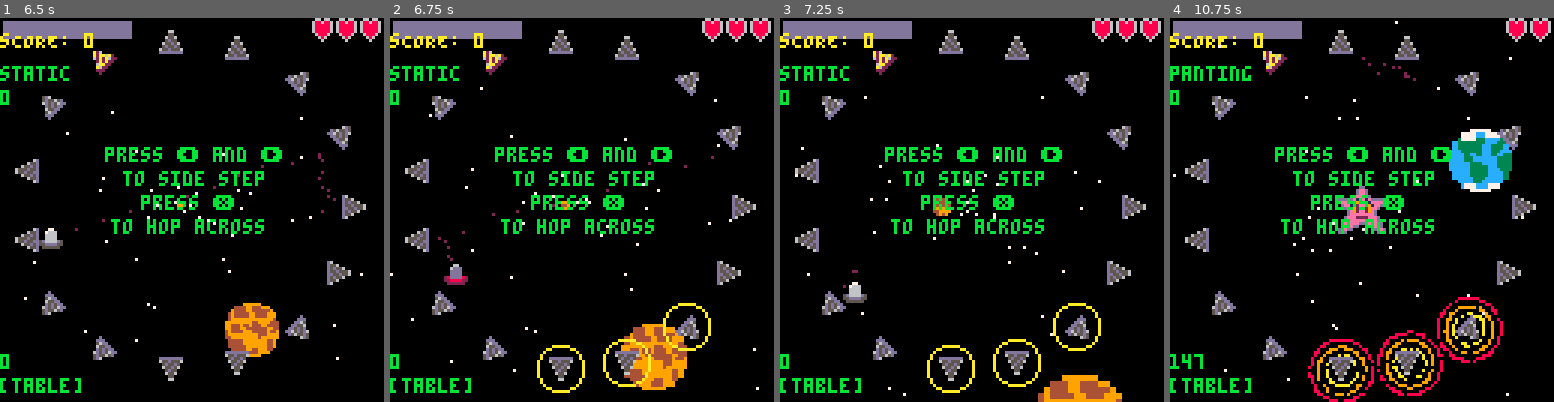
Above: before the commit, frames 1-4 (left to right).
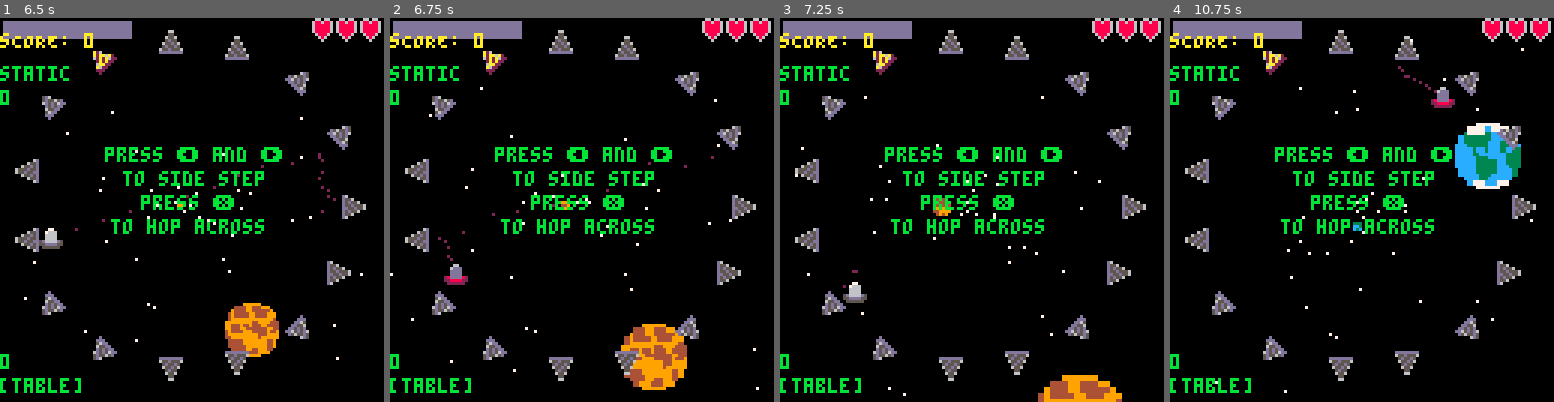
Above: after the commit, the same moments.

Repository: admiralento/pico8wolfertbrothers
Game: PICO-8 cartridge stuckinloop.p8
Two runs of this game, one before a commit and one after it. Both use one fixed random seed, a clock stepped at 60 frames per second and the inputs below.
Inputs:
- Up to frame 1 (6.5 s): tap X (X key) at 0.33, 1.07, 1.85, 2.97, 4.08, 5.2, 6.32 s; tap O (Z key) at 0.7, 1.7, 2.1, 2.5, 2.9, 3.3, 3.7, 4.1, 4.5, 4.9, 5.3, 5.7, 6.1 s; hold Right 1.6-2.1 s; hold Up 2.15-2.42 s; hold Right 2.47-3.03 s; hold Left 3.08-3.58 s; hold Down 3.63-3.97 s; hold Right 4.02-4.68 s; hold Up 4.73-5.03 s; hold Left 5.08-5.68 s; hold Down 5.73-6.03 s; hold Right from 6.08 s (still down)
- Up to frame 2 (6.75 s): tap O (Z key) at 6.5 s; release Right at 6.58 s; hold Right from 6.63 s (still down)
- Up to frame 3 (7.25 s): tap O (Z key) at 6.9 s; release Right at 7.13 s; hold Up from 7.18 s (still down)
- Up to frame 4 (10.75 s): tap O (Z key) every 0.4 s from 7.3 to 10.5 s; tap X (X key) at 7.43, 8.55, 9.67 s; release Up at 7.45 s; hold Right 7.5-8.07 s; hold Left 8.12-8.62 s; hold Down 8.67-9 s; hold Right 9.05-9.72 s; hold Up 9.77-10.07 s; hold Left 10.12-10.72 s

Frame 1 is identical in both runs. In frame 2, 0.8% of the frame differs, in the area x 38-84%, y 74-98%; in frame 3, 0.8%; in frame 4, 6.1%, in the area x 0-95%, y 0-100%.

Commit message:
small changes

Diff:
--- a/stuckinloop.p8
+++ b/stuckinloop.p8
@@ -218,9 +218,6 @@
 		check_dynamic_collisions()
 		add_desert_if_missing()
   clean_up_dynamics()
-
-
-		if (totalframes % 400 == 0) then spawn_bombs() end
 		update_bombs()
 
   if (player.life <= 0) then
@@ -298,17 +295,17 @@
    --starting second phase
    -- 3 hits to move on
    spawn_boss()
-   progress_event = 3
+   progress_event = 1
   elseif (gamelevel == 3) then
    --starting thrid phase
    -- 3 hits to move on
    -- loop starts moving
    spin_start = totalframes
-   progress_event = 3
+   progress_event = 1
   elseif (gamelevel == 4) then
    --starting fourth phase
    -- 3 hits to move on
-   progress_event = 3
+   progress_event = 1
   elseif (gamelevel == 5) then
    set_boss_action("dying",3,80)
   end
@@ -483,6 +480,7 @@
   animate_to_platform()
  elseif (player.state == "static") then
   warp_to_platform()
+		player.s = 33
  end
  if (player.invincibleTimer > 0) then
   if (player.invincibleTimer % 8 <= 3) then
@@ -894,7 +892,7 @@
 end
 
 function gen_destroy_laser(x,y,angle,c)
- for i=1,16 do
+ for i=1,8 do
 		d = rnd(128)
   p = make_particle(x+d*cos(angle),y+d*sin(angle),c)
   apply_angle_mag_dynamic(p,rnd(1),0.4)
@@ -993,7 +991,7 @@
   if (boss.frames % boss.maxFrameCnt < (boss.maxFrameCnt/2)) then
    boss.s = 14
   else
-   boss.s = 48
+   boss.s = 10
   end
  else
   if (move_to_next_cycle()) then
@@ -1200,7 +1198,7 @@
   if (boss.frames % boss.maxFrameCnt < boss.maxFrameCnt/2) then
    boss.s = 42
   else
-   boss.s = 48
+   boss.s = 10
   end
  else
   if (move_to_next_cycle()) then
@@ -1296,6 +1294,8 @@
 	if (boss.checkerFireQuantity == nil) then error("boss checkerFireQuantity not definded") end
 
  if (move_to_next_frame()) then
+		boss.x += 0.1*cos(boss.frames/boss.maxFrameCnt)
+  boss.y += 0.1*sin(boss.frames/boss.maxFrameCnt)
   if (true) then
 			if (boss.frames == boss.maxFrameCnt - 1) then
 				sfx(0)
@@ -1371,7 +1371,7 @@
  --randomly selects the next attack or attack pattern
 
  local c = get_actor_center(boss)
- if (distance_to_center(c.x, c.y) > 50) then
+ if (distance_to_center(c.x, c.y) > 60) then
   set_boss_action("go home",40,1)
   return
  end
@@ -1389,16 +1389,19 @@
 end
 
 function getStageOnePhases()
-	local r = ceil(rnd(60))
+	local r = ceil(rnd(80))
 	if (r < 20) then
-		--add_boss_queue("destroy platforms",80,1)
 		wave1Laser()
 	elseif (r < 40) then
 		add_boss_queue("go home",80,1)
-		queue_boss_static_firing_plattern(false,100,4,true,5)
+		queue_boss_static_firing_plattern(false,140,4,true,5)
 	elseif (r < 60) then
 		add_boss_queue("dash to platform",80,1)
 		queue_boss_dash_nxt_platform(false,8,#platforms,randDirection())
+	elseif (r < 80) then
+		spawn_bombs()
+		add_boss_queue("mad",3,15)
+		add_boss_queue("floating",120,1)
 	end
 
 	if (points > 15) then
@@ -1414,7 +1417,7 @@
 end
 
 function getStageTwoPhases()
-	local r = ceil(rnd(80))
+	local r = ceil(rnd(120))
 	if (r < 20) then
 		wave2Laser()
 	elseif (r < 40) then
@@ -1422,15 +1425,25 @@
 		queue_boss_charging(false,20,10,30)
 		add_boss_queue("mad",3,15)
 	elseif (r < 60) then
+		add_boss_queue("go home",80,1)
+		queue_boss_static_firing_plattern(false,140,4,true,6)
+	elseif (r < 80) then
 		local l = randDirection()
 		add_boss_queue("dash to platform",60,1)
 		queue_boss_dash_nxt_platform(false,6,#platforms,l)
 		queue_boss_dash_nxt_platform(false,6,#platforms,-l)
-	elseif (r < 80) then
+	elseif (r < 100) then
+		add_boss_queue("dash to platform",60,1)
 		add_boss_queue("ring run",120,1)
 		add_boss_queue("dash to platform",60,1)
 		add_boss_queue("ring run",120,1)
-	end
+	elseif (r < 120) then
+		spawn_bombs()
+		spawn_bombs()
+		add_boss_queue("mad",3,15)
+		add_boss_queue("floating",120,1)
+	end
+
 	if (points > 15) then
 		add_boss_queue("panting",160,2)
 	elseif (points > 6) then
@@ -1443,28 +1456,39 @@
 end
 
 function getStageThreePhases()
-	local r = ceil(rnd(80))
+	local r = ceil(rnd(120))
 	if (r < 20) then
 		wave3Laser()
 	elseif (r < 40) then
-		add_boss_queue("mad",3,20,1)
-		add_boss_queue("charging",20,15,2)
-		add_boss_queue("mad",3,20,3)
+		add_boss_queue("mad",3,20)
+		queue_boss_charging(false,20,10,40)
+		add_boss_queue("mad",3,20)
 	elseif (r < 60) then
-		add_boss_queue("dash to platform",40,1,1)
-		add_boss_queue("dash to next platform",4,#platforms,2)
+		add_boss_queue("dash to platform",40,1)
+		add_boss_queue("dash to next platform",4,#platforms)
 	elseif (r < 80) then
-		add_boss_queue("ring run",80,1,1)
-		add_boss_queue("dash to platform",40,1,2)
-		add_boss_queue("ring run",80,1,3)
-	end
+		add_boss_queue("dash to platform",60,1)
+		add_boss_queue("ring run",100,1)
+		add_boss_queue("dash to platform",60,1)
+		add_boss_queue("ring run",100,1)
+	elseif (r < 100) then
+		add_boss_queue("go home",80,1)
+		queue_boss_static_firing_plattern(false,150,8,true,7)
+	elseif (r < 120) then
+		spawn_bombs()
+		spawn_bombs()
+		spawn_bombs()
+		add_boss_queue("mad",3,15)
+		add_boss_queue("floating",120,1)
+	end
+
 	if (points > 15) then
-		add_boss_queue("panting",160,2,0)
+		add_boss_queue("panting",160,2)
 	elseif (points > 6) then
 		if (ceil(rnd(10)) == 1) then
-			add_boss_queue("panting",160,2,0)
+			add_boss_queue("panting",160,2)
 		else
-			add_boss_queue("floating",120,2,0)
+			add_boss_queue("floating",120,2)
 		end
 	end
 end
@@ -1724,7 +1748,7 @@
  if (bomb_frame_counter > 0) then
   bomb_frame_counter -= 1
 		if (bomb_frame_counter == 0) then
-		 set_boss_action("destroy platforms",80,1)
+		 set_boss_action("destroy platforms",20,1)
 	 end
  end
 end
